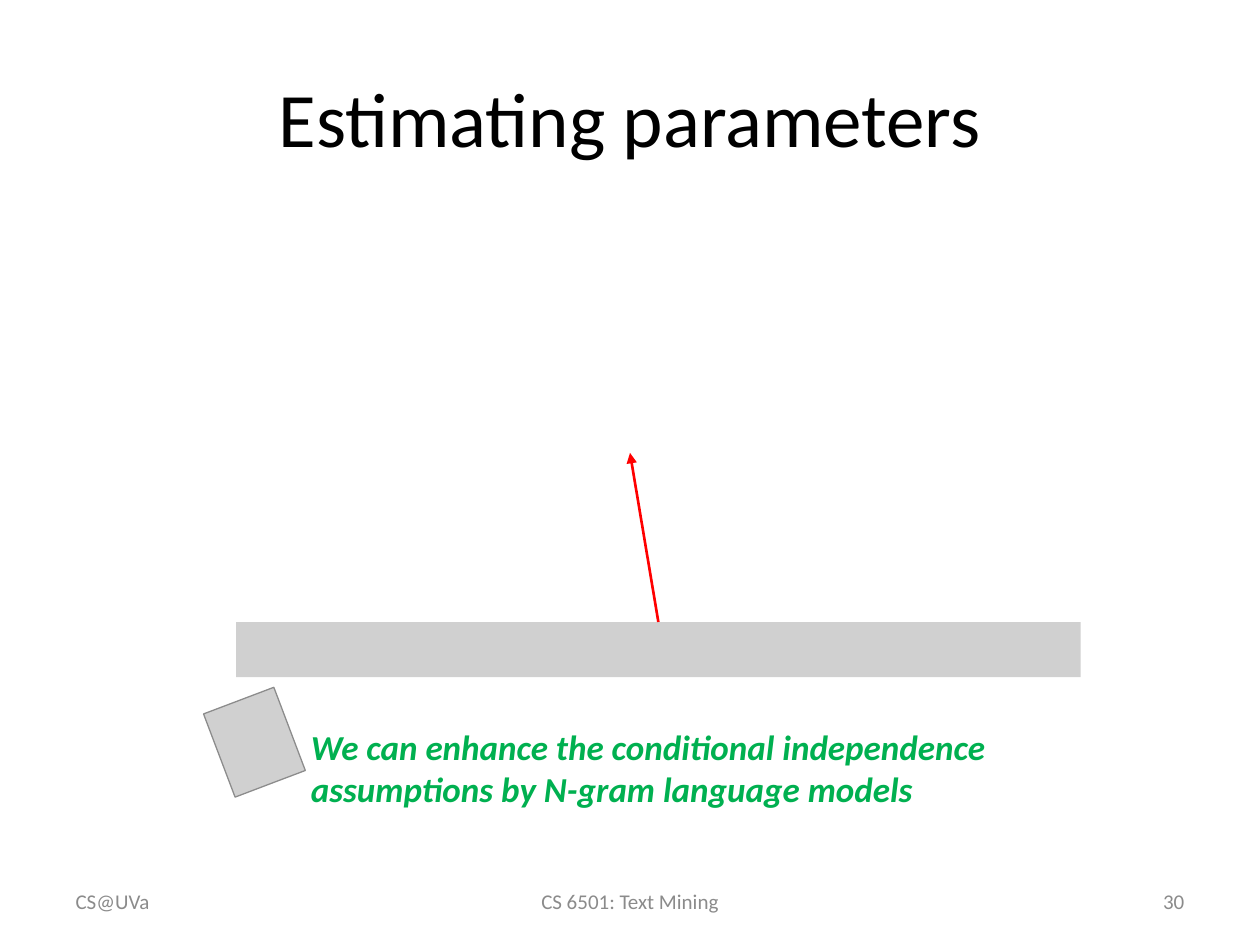
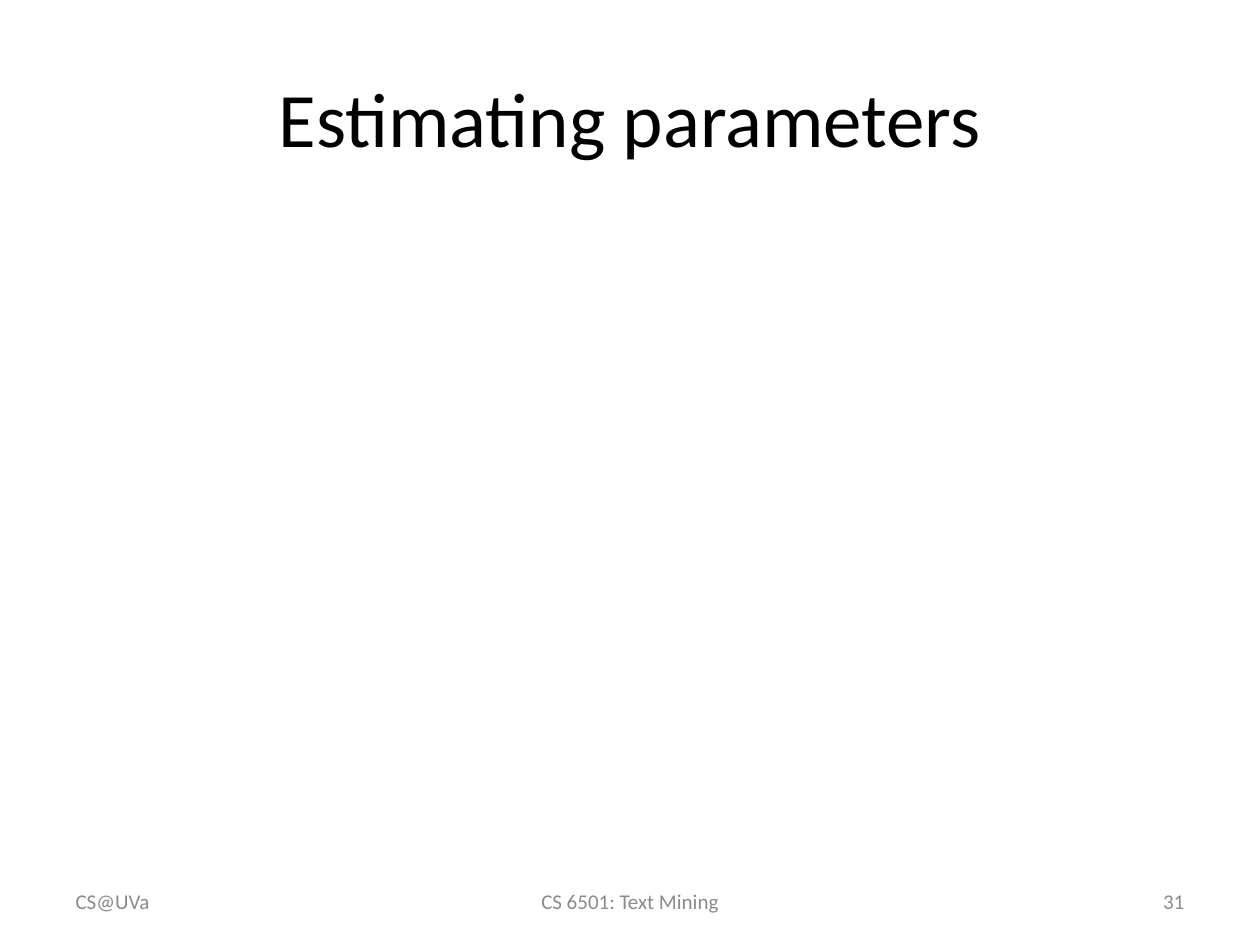
Before and after one commit to wang296/CS6501-Text-Mining, a slide deck: slide 31 of docs/kNN & Naïve Bayes.pptx (slide 30 before the commit). Drawn at 1260x945 pixels with LibreOffice and Linux fonts; fonts in the diff are those of the drawing; grey boxes stand for pictures. Boxes give left, top, right and bottom in pixels: in the first picture for what was removed or moved away, otherwise in the second. Text is boxed around its words. In the diff, an @@ line names an element or a change of style, - is before the commit and + after.

```diff
--- a/docs/kNN & Naïve Bayes.pptx
+++ b/docs/kNN & Naïve Bayes.pptx
@@ arrow removed from (659, 622) to (630, 452) @@
@@ picture removed at bbox=[236, 622, 1080, 678] @@
@@ picture removed at bbox=[203, 688, 306, 798] @@
@@ text removed at bbox=[311, 735, 985, 808] @@
-We can enhance the conditional independence assumptions by N-gram language models
@@ page number at bbox=[1163, 895, 1184, 909]: text changed @@
-30
+31
```
Also in this commit, not shown: 5 other slides changed, 2 slides added, 5 other files.
